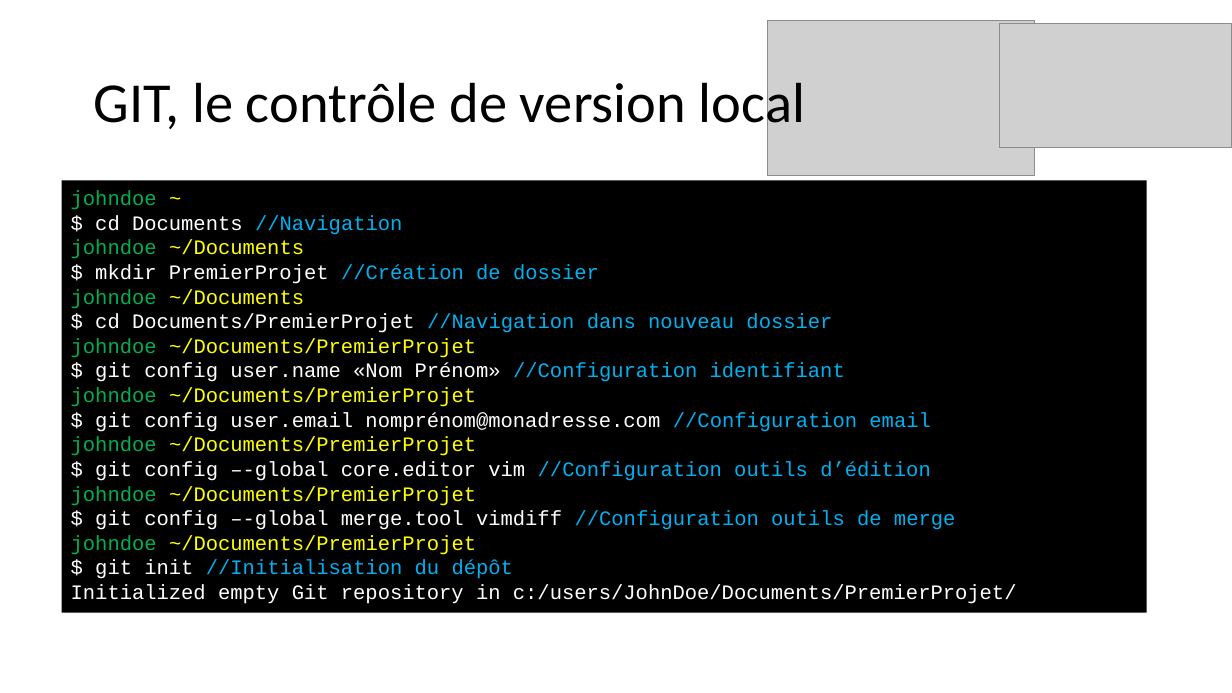
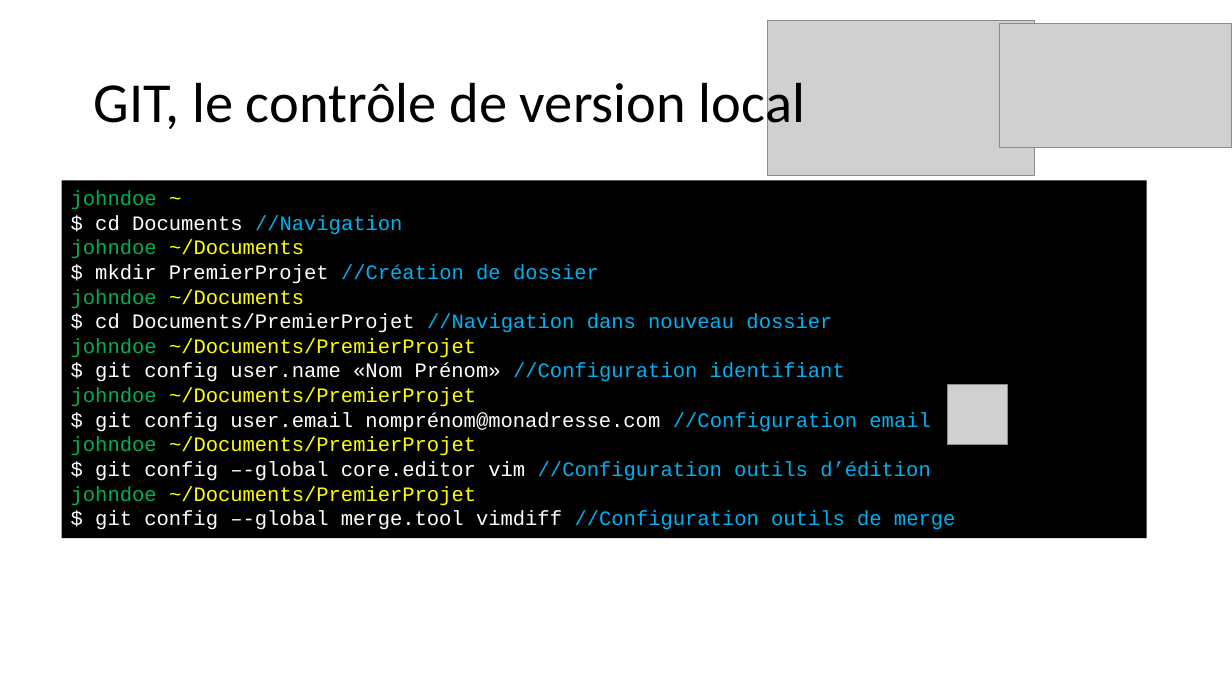
Before and after one commit to BenRobert38/BUT3-GIT-2025, a slide deck: slide 15 of Cours/BUT3-Cours1.pptx (slide 13 before the commit). Drawn at 1232x693 pixels with LibreOffice and Linux fonts; fonts in the diff are those of the drawing; grey boxes stand for pictures. Boxes give left, top, right and bottom in pixels: in the first picture for what was removed or moved away, otherwise in the second. Text is boxed around its words. In the diff, an @@ line names an element or a change of style, - is before the commit and + after.

```diff
--- a/Cours/BUT3-Cours1.pptx
+++ b/Cours/BUT3-Cours1.pptx
@@ rectangle "johndoe ~": place and size @@
-rectangle "johndoe ~" at [62, 180, 1147, 613]
+rectangle "johndoe ~" at [62, 180, 1147, 538]
@@ picture added at [947, 384, 1008, 445] @@
@@ text in rectangle at [71, 535, 1017, 604]: paragraphs removed @@
-johndoe ~/Documents/PremierProjet
-$ git init //Initialisation du dépôt
-Initialized empty Git repository in c:/users/JohnDoe/Documents/PremierProjet/
```
Also in this commit, not shown: 23 other slides changed, 23 slides added, 1 other file.
